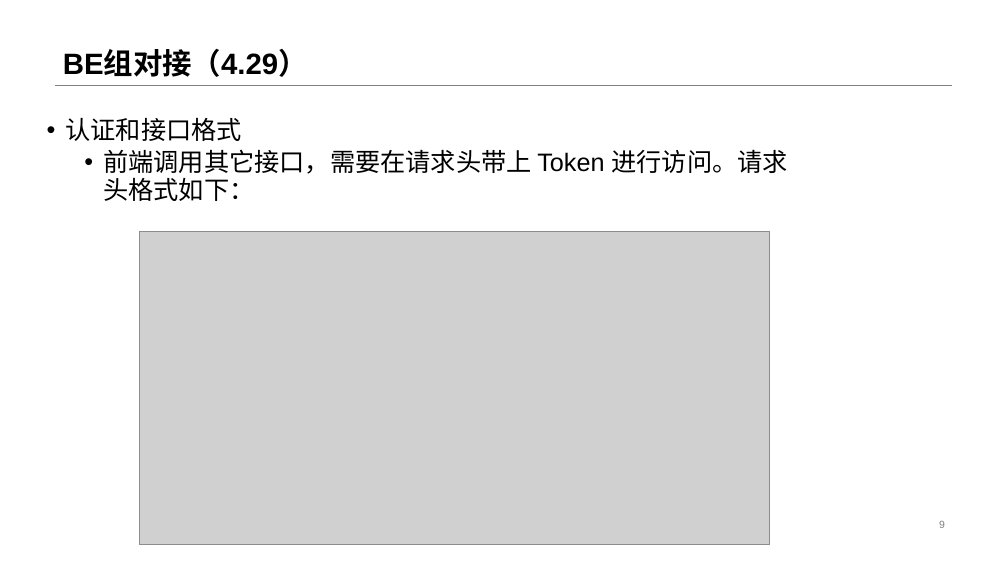
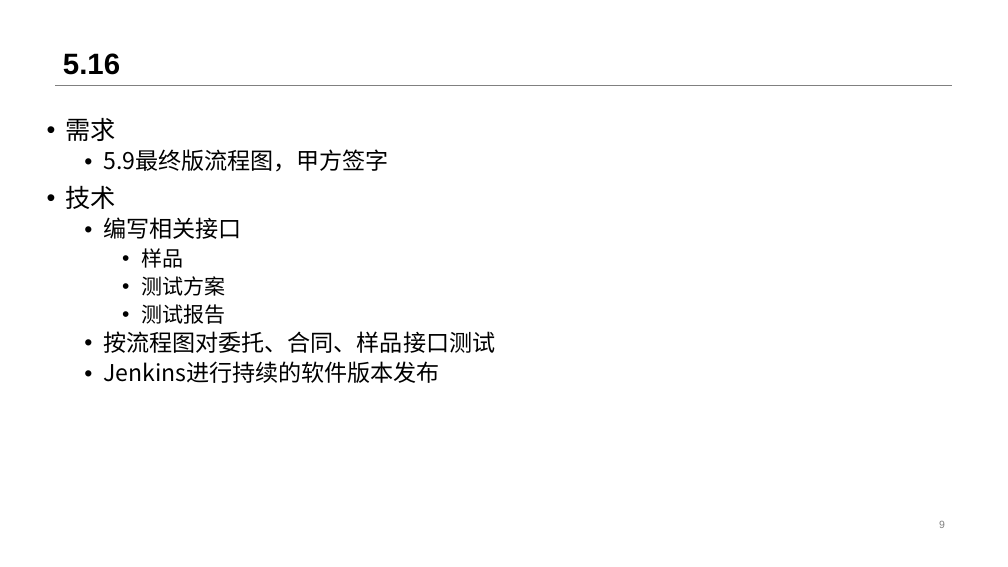
Before and after one commit to NJU610/NJUTesting, a slide deck: slide 9 of 文档/汇报ppt/6.6汇报.pptx. Drawn at 1008x567 pixels with LibreOffice and Linux fonts; fonts in the diff are those of the drawing; grey boxes stand for pictures. Boxes give left, top, right and bottom in pixels: in the first picture for what was removed or moved away, otherwise in the second. Text is boxed around its words. In the diff, an @@ line names an element or a change of style, - is before the commit and + after.

```diff
--- a/文档/汇报ppt/6.6汇报.pptx
+++ b/文档/汇报ppt/6.6汇报.pptx
@@ title at bbox=[63, 53, 120, 75]: text changed @@
-BE组对接（4.29）
+5.16
@@ text at bbox=[65, 118, 495, 383]: text changed; size 24 to 22 pt; font Arial to Noto Sans CJK SC @@
-• 认证和接口格式
-  • 前端调⽤其它接⼝，需要在请求头带上 Token 进⾏访问。请求头格式如下：
+• 需求
+  • 5.9最终版流程图，甲方签字
+• 技术
+  • 编写相关接口
+    • 样品
+    • 测试方案
+    • 测试报告
+  • 按流程图对委托、合同、样品接口测试
+  • Jenkins进行持续的软件版本发布
@@ picture removed at bbox=[139, 231, 769, 544] @@
```
Also in this commit, not shown: 8 other slides changed, 7 slides added, 7 slides removed.
